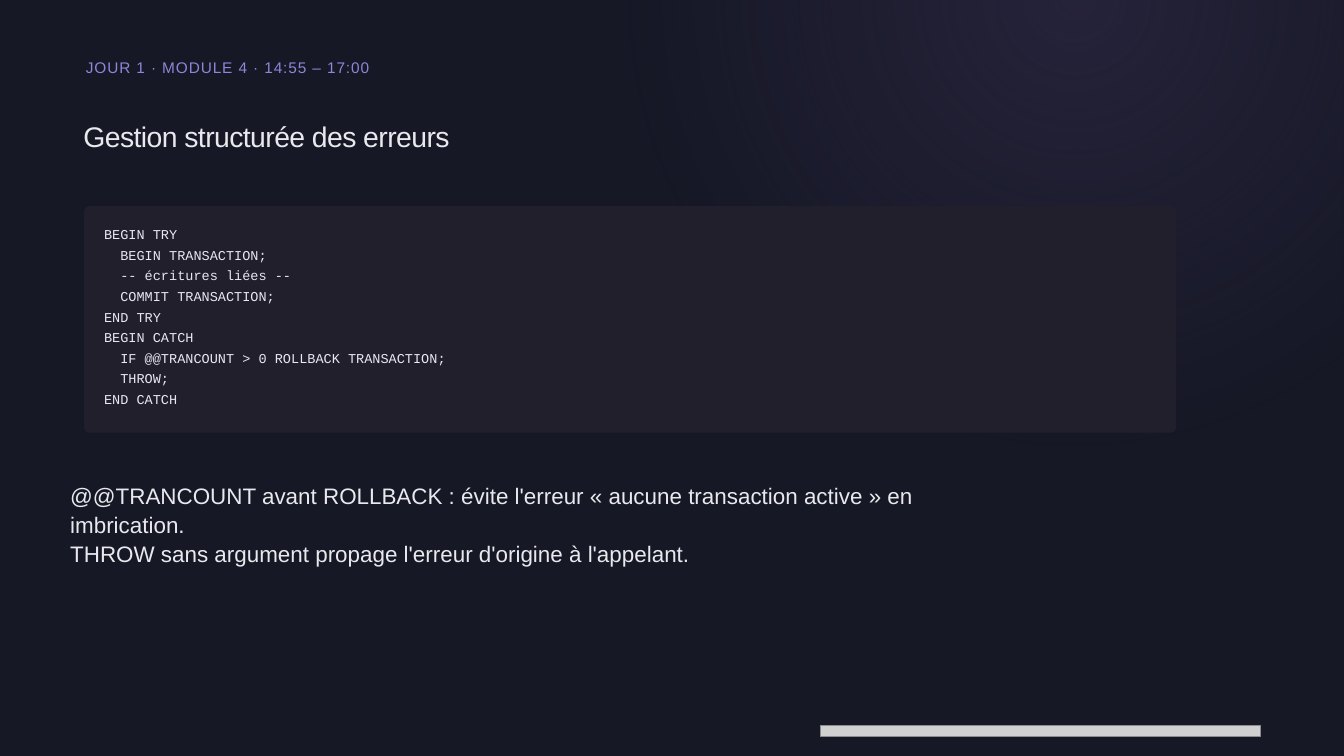
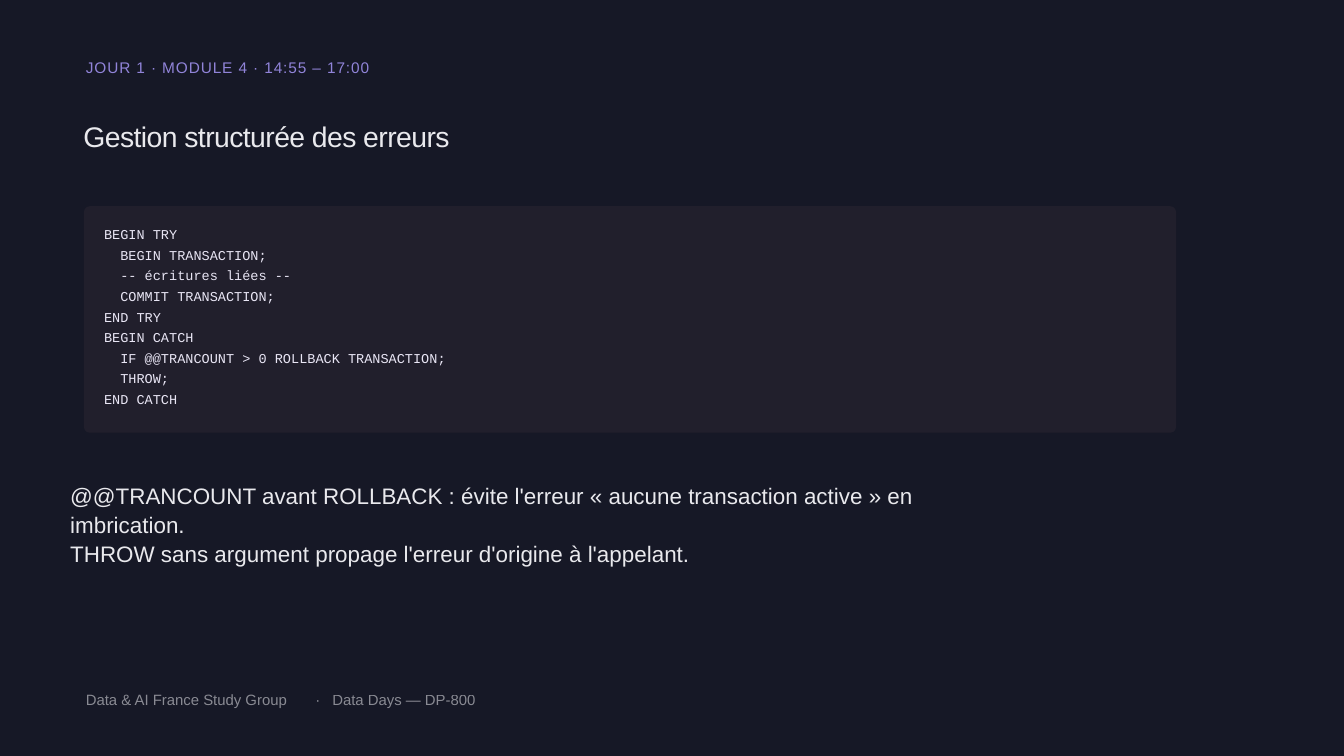
Before and after one commit to smartissime/data-day-2026, a slide deck: slide 3 of DP-800/DP-800-Jour 1 - Session 4.pptx. Drawn at 1344x756 pixels with LibreOffice and Linux fonts; fonts in the diff are those of the drawing; grey boxes stand for pictures; background and template pictures are left out. Boxes give left, top, right and bottom in pixels: in the first picture for what was removed or moved away, otherwise in the second. Text is boxed around its words. In the diff, an @@ line names an element or a change of style, - is before the commit and + after.

```diff
--- a/DP-800/DP-800-Jour 1 - Session 4.pptx
+++ b/DP-800/DP-800-Jour 1 - Session 4.pptx
@@ rectangle removed at box(0, 0, 1344, 756) @@
@@ text added at box(86, 694, 286, 708), 16 pt, text #E9E9ED at 55% opacity @@
+Data & AI France Study Group
@@ text added at box(332, 695, 475, 708), 16 pt, text #E9E9ED at 55% opacity @@
+Data Days — DP-800
@@ picture removed at box(821, 725, 1260, 737) @@
```
Also in this commit, not shown: 7 other slides changed, 13 other files.
